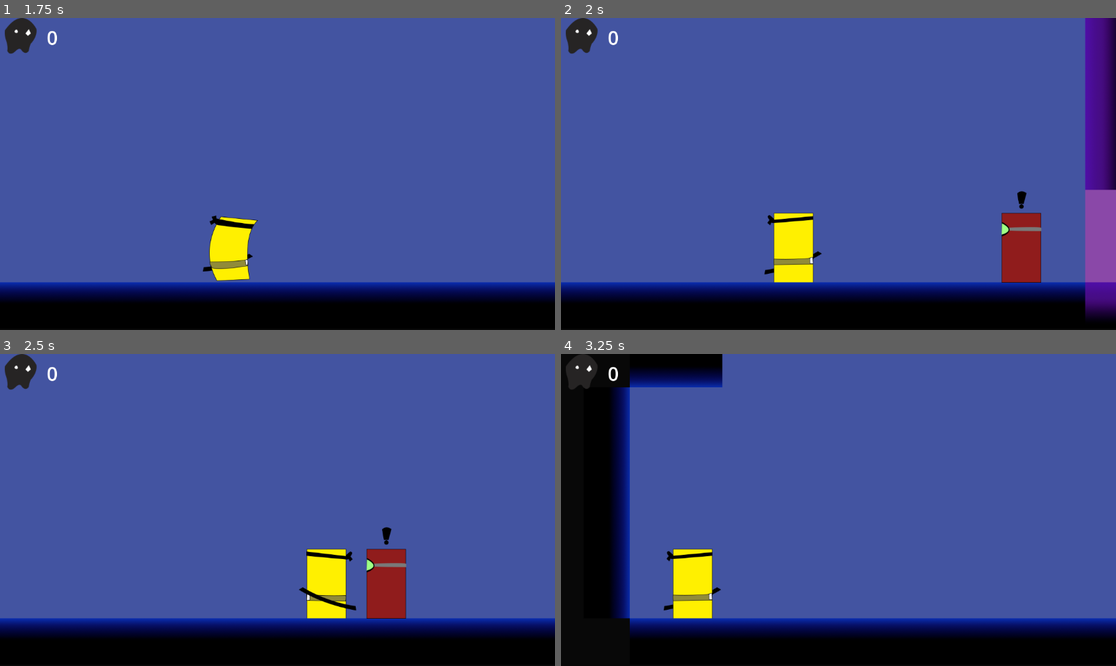
Above: before the commit, frames 1-4 (two rows, left to right).
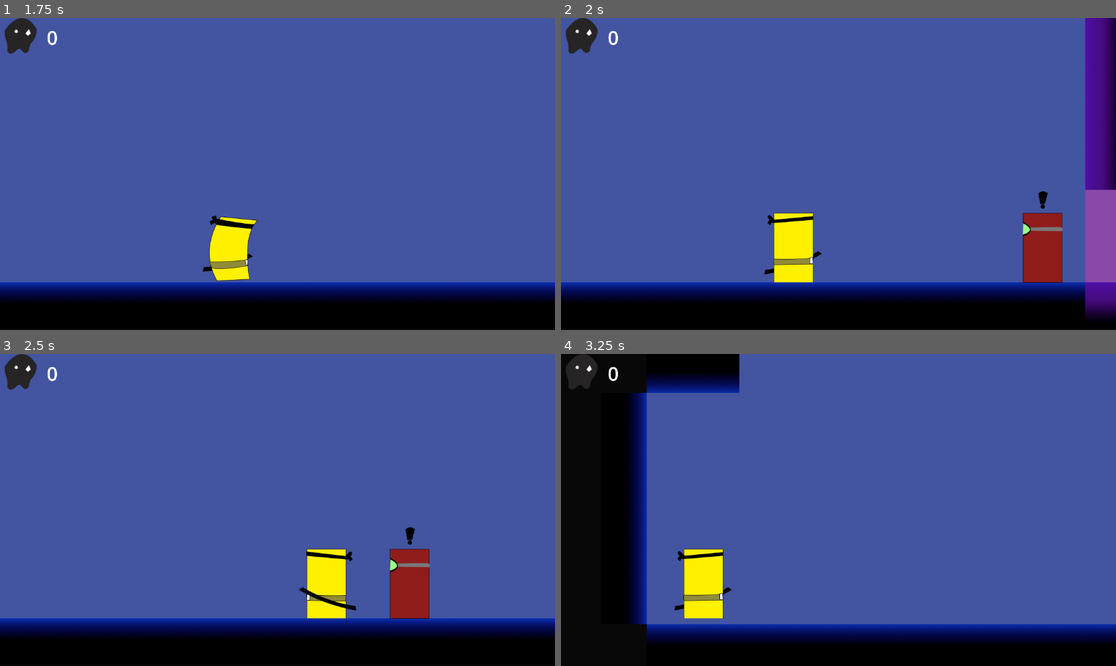
Above: after the commit, the same moments.

Repository: Schilez/KatanaZoro
Game: Godot game, scene res://Scenes/main_scene.tscn
The game is run twice, just before and just after one commit, with the same random seed, the same clock (stepped at 60 frames per second) and the same inputs.
Inputs (mouse positions are in pixels of both pictures, inside the frame that each line leads up to):
- Up to frame 1 (1.75 s): move the mouse to (399, 158) at 0.52 s; hold Right (move_right) from 0.53 s (still down); click (399, 158) at 0.6 s; tap Space (jump) at 0.77, 1.52 s; move the mouse to (166, 189) at 1.27 s; tap Shift (Dodge) at 1.35 s
- Up to frame 2 (2 s): keep holding Right (move_right)
- Up to frame 3 (2.5 s): move the mouse to (333, 441) at 2.02 s; release Right (move_right) at 2.03 s; hold Left (move_left) from 2.03 s (still down); tap E (Interaction) at 2.1 s
- Up to frame 4 (3.25 s): move the mouse to (810, 572) at 2.77 s; release Left (move_left) at 2.78 s; hold Right (move_right) from 2.78 s (still down); right-click (810, 572) at 2.85 s; tap Space (jump) at 3.02 s

Frame 1 is identical in both runs. In frame 2, 2.0% of the frame differs, in the area x 79-91%, y 55-85%; in frame 3, 2.1%; in frame 4, 14%, in the area x 9-100%, y 0-93%.

Commit message:
Some bug fixes and game feel improvments.

Diff:
--- a/Scenes/door_real.tscn
+++ b/Scenes/door_real.tscn
@@ -53,7 +53,7 @@
 
 [node name="DoorHurtBox" type="Area2D" parent="."]
 collision_layer = 64
-collision_mask = 8
+collision_mask = 0
 script = ExtResource("3_xdh0h")
 
 [node name="CollisionShape2D" type="CollisionShape2D" parent="DoorHurtBox"]
@@ -62,5 +62,4 @@
 
 [connection signal="body_entered" from="Area2D" to="." method="_on_area_2d_body_entered"]
 [connection signal="body_exited" from="Area2D" to="." method="_on_area_2d_body_exited"]
-[connection signal="area_entered" from="DoorHurtBox" to="DoorHurtBox" method="_on_area_entered"]
 [connection signal="was_hit" from="DoorHurtBox" to="." method="_on_door_hurt_box_was_hit"]
--- a/Scenes/enemy.tscn
+++ b/Scenes/enemy.tscn
@@ -86,7 +86,7 @@
 
 [node name="AnimatedSprite2D" type="AnimatedSprite2D" parent="."]
 sprite_frames = SubResource("SpriteFrames_oo2f0")
-animation = &"GunMan"
+animation = &"GunManChase"
 flip_h = true
 
 [node name="CollisionShape2D" type="CollisionShape2D" parent="."]
@@ -118,17 +118,18 @@
 collide_with_areas = true
 
 [node name="SightRay" type="RayCast2D" parent="."]
+enabled = false
 target_position = Vector2(-117, 0)
 collision_mask = 5
 
 [node name="shoot_timer" type="Timer" parent="."]
-wait_time = 2.0
+wait_time = 1.5
 
 [node name="bullet_point_left" type="Node2D" parent="."]
-position = Vector2(-115, 29)
+position = Vector2(-62, 29)
 
 [node name="bullet_point_right" type="Node2D" parent="."]
-position = Vector2(115, 29)
+position = Vector2(60, 30)
 
 [node name="stun_timer" type="Timer" parent="."]
 wait_time = 2.0
@@ -147,4 +148,4 @@
 [connection signal="body_exited" from="PivotPoint/DetectionArea2d" to="." method="_on_detection_area_2d_body_exited"]
 [connection signal="timeout" from="shoot_timer" to="." method="_on_shoot_timer_timeout"]
 [connection signal="timeout" from="stun_timer" to="." method="_on_stun_timer_timeout"]
-[connection signal="area_entered" from="EnemyHurtBox" to="EnemyHurtBox" method="_on_area_entered"]
+[connection signal="was_hit" from="EnemyHurtBox" to="." method="_on_enemy_hurt_box_was_hit"]
--- a/Scenes/main_scene.tscn
+++ b/Scenes/main_scene.tscn
@@ -96,7 +96,7 @@
 [node name="Enemy3" parent="." instance=ExtResource("3_ool6r")]
 z_index = 1
 position = Vector2(2748, 384)
-is_gunman = true
+type = 1
 is_right = false
 
 [node name="CanvasLayer" type="CanvasLayer" parent="."]
--- a/Scenes/player.tscn
+++ b/Scenes/player.tscn
@@ -133,7 +133,7 @@
 position = Vector2(80, 17)
 
 [node name="attack_timer" type="Timer" parent="."]
-wait_time = 0.2
+wait_time = 0.1
 one_shot = true
 
 [connection signal="animation_finished" from="PlayerAnimatedSprite2D" to="." method="_on_player_animated_sprite_2d_animation_finished"]
--- a/Scenes/projectiles.tscn
+++ b/Scenes/projectiles.tscn
@@ -37,6 +37,7 @@
 sprite_frames = SubResource("SpriteFrames_kg664")
 
 [node name="RayCast2D" type="RayCast2D" parent="."]
+enabled = false
 target_position = Vector2(57, 0)
 collision_mask = 4
 collide_with_areas = true
--- a/Scenes/real_theme_sound.tscn
+++ b/Scenes/real_theme_sound.tscn
@@ -4,3 +4,4 @@
 
 [node name="RealThemeSound" type="AudioStreamPlayer"]
 stream = ExtResource("1_1rdsh")
+autoplay = true
--- a/Scenes/second_scene.tscn
+++ b/Scenes/second_scene.tscn
@@ -101,19 +101,18 @@
 [node name="Enemy2" parent="." instance=ExtResource("2_ebyon")]
 z_index = 1
 position = Vector2(1379, 256)
-is_gunman = true
 
 [node name="Enemy3" parent="." instance=ExtResource("2_ebyon")]
 z_index = 1
 position = Vector2(3158, 256)
-is_gunman = true
 current_state = 0
+type = 1
 is_right = false
 
 [node name="Enemy4" parent="." instance=ExtResource("2_ebyon")]
 z_index = 1
 position = Vector2(4022, 256)
-is_gunman = true
+type = 1
 is_right = false
 
 [node name="TileMap" type="TileMap" parent="."]
--- a/Scenes/third_scene.tscn
+++ b/Scenes/third_scene.tscn
@@ -178,7 +178,7 @@
 [node name="Enemy4" parent="Node" instance=ExtResource("4_o3t46")]
 z_index = 1
 position = Vector2(982, -640)
-is_gunman = true
+type = 1
 
 [node name="Enemy8" parent="Node" instance=ExtResource("4_o3t46")]
 z_index = 1
@@ -189,7 +189,7 @@
 [node name="Enemy9" parent="Node" instance=ExtResource("4_o3t46")]
 z_index = 1
 position = Vector2(-463, -640)
-is_gunman = true
+type = 1
 
 [node name="Enemy5" parent="Node" instance=ExtResource("4_o3t46")]
 z_index = 1
@@ -205,11 +205,11 @@
 [node name="Enemy7" parent="Node" instance=ExtResource("4_o3t46")]
 z_index = 1
 position = Vector2(4815, -640)
-is_gunman = true
+type = 1
 is_right = false
 
 [node name="Enemy3" parent="Node" instance=ExtResource("4_o3t46")]
 z_index = 1
 position = Vector2(1172, 128)
-is_gunman = true
-current_state = 0
+current_state = 0
+type = 1
--- a/Scenes/weapon.tscn
+++ b/Scenes/weapon.tscn
@@ -48,7 +48,7 @@
 [node name="Area2D" type="Area2D" parent="."]
 position = Vector2(93, 0)
 collision_layer = 8
-collision_mask = 0
+collision_mask = 96
 monitoring = false
 monitorable = false
 
@@ -61,4 +61,4 @@
 stream = ExtResource("3_500k2")
 
 [connection signal="animation_finished" from="WeaponAnimatedSprite2D" to="." method="_on_weapon_animated_sprite_2d_animation_finished"]
-[connection signal="body_entered" from="Area2D" to="." method="_on_area_2d_body_entered"]
+[connection signal="area_entered" from="Area2D" to="." method="_on_area_2d_area_entered"]
--- a/Scripts/enemy.gd
+++ b/Scripts/enemy.gd
@@ -11,6 +11,8 @@
 @onready var bullet_point_left: Node2D = $bullet_point_left
 @onready var bullet_point_right: Node2D = $bullet_point_right
 @onready var stun_timer: Timer = $stun_timer
+@onready var enemy_hurt_box: Area2D = $EnemyHurtBox
+
 
 #Instantiate scene
 const projectile_scene = preload("res://Scenes/projectiles.tscn")
@@ -19,11 +21,16 @@
 const Patrol_SPEED = 300.0
 var Chase_SPEED=600
 
-@export var is_gunman:= false
-
 #State Machine
 enum State {Patrol, Chase, Stand, Stunned, Shooting}
 @export var current_state:= State.Stand
+
+#Enemy Types
+enum Types {Normal,GunMan}
+@export var type:= Types.Normal
+
+var base_attack_state: State
+var base_animation: String
 
 var direction := -1
 
@@ -33,13 +40,18 @@
 var is_in_range := false
 var gun_point
 var can_shoot:= true
-var agressive := false
 
 func _ready() -> void:
-	if is_gunman:
-		animated_sprite_2d.play("GunMan")
-	else:
-		animated_sprite_2d.play("Normal")
+
+	match type:
+		Types.Normal:
+			base_attack_state=State.Chase
+			base_animation="Normal"
+		Types.GunMan:
+			base_attack_state=State.Shooting
+			base_animation="GunMan"
+
+	animated_sprite_2d.play(base_animation)
 
 	if is_right:
 		direction = 1
@@ -57,7 +69,7 @@
 	if is_in_range:
 		can_see_player= check_line_of_sight()
 
-
+	think()
 
 	match current_state:
 		State.Patrol:
@@ -65,14 +77,11 @@
 		State.Chase:
 			handle_chase(delta)
 		State.Stand:
-			handle_stand()
+			pass
 		State.Shooting:
 			handle_shooting()
 		State.Stunned:
-			handle_stun()
-			return
-
-	handle_states()
+			pass
 
 	move_and_slide()
 
@@ -84,103 +93,91 @@
 		direction = -1
 
 func handle_chase(delta: float):
-	if player:
-		if player.global_position.x< global_position.x:
-			direction=-1
-		elif player.global_position.x > global_position.x:
-			direction= 1
-	velocity.x = move_toward(velocity.x,Chase_SPEED*direction,1200*delta)
+	update_direction_to_player()
+	velocity.x = move_toward(velocity.x,Chase_SPEED*direction,800*delta)
+
+
 
 func handle_flip():
 	animated_sprite_2d.flip_h= (direction== -1)
 	pivot_point.rotation_degrees=180 if direction==-1 else 0
 
-func handle_stand():
-	pass
-
 func handle_shooting():
-	if player:
-		if player.global_position.x< global_position.x:
-			direction=-1
-		elif player.global_position.x > global_position.x:
-			direction= 1
-
+	update_direction_to_player()
 	if can_shoot:
 		shoot()
 		can_shoot=false
 		shoot_timer.start()
 
-func handle_stun():
-	pass
-
 func change_state(state: State):
 	match current_state:
 		State.Patrol:
 			pass
 		State.Chase:
-			agressive=false
+			pass
 		State.Stand:
 			pass
 		State.Stunned:
-			if is_gunman:
-				animated_sprite_2d.play("GunMan")
-			else:
-				animated_sprite_2d.play("Normal")
+			animated_sprite_2d.play(base_animation)
 		State.Shooting:
-			agressive=false
+			pass
 
 	current_state=state
 
 	match current_state:
 		State.Patrol:
-			if is_gunman:
-				animated_sprite_2d.play("GunMan")
-			else:
-				animated_sprite_2d.play("Normal")
+			animated_sprite_2d.play(base_animation)
 		State.Chase:
-			agressive =true
 			animated_sprite_2d.play("NormalChase")
 		State.Stand:
 			velocity= Vector2.ZERO
+			animated_sprite_2d.play(base_animation)
 		State.Stunned:
 			velocity=Vector2.ZERO
 			animated_sprite_2d.play("Stunned")
 			stun_timer.start()
 		State.Shooting:
-			agressive=true
 			velocity= Vector2.ZERO
 			animated_sprite_2d.play("GunManChase")
 
-func handle_states():
-
-	if  can_see_player and not agressive:
-		if is_gunman:
-			change_state(State.Shooting)
+func think():
+	if not current_state==State.Stunned:
+
+		if can_see_player:
+			if not current_state==base_attack_state:
+				change_state(base_attack_state)
+
 		else:
-			change_state(State.Chase)
-
-	elif not can_see_player and agressive:
-		change_state(State.Patrol)
+			if current_state==base_attack_state:
+				change_state(State.Patrol)
+
+func update_direction_to_player():
+	if player:
+		direction= sign(player.global_position.x-global_position.x)
+
 
 
 func _on_detection_area_2d_body_entered(body: Node2D) -> void:
 	if body==player:
 		is_in_range=true
-
+		sight_ray.enabled=true
 
 func _on_detection_area_2d_body_exited(body: Node2D) -> void:
-	if  body==player:
+	if body==player:
 		is_in_range=false
 		can_see_player=false
+		sight_ray.enabled=false
+		sight_ray.target_position=Vector2.ZERO
 
 func check_line_of_sight()-> bool:
-	if player:
-		sight_ray.target_position= to_local(player.global_position)
-
-		if sight_ray.is_colliding():
-			var collider:= sight_ray.get_collider()
-			if collider==player:
-				return true
+	if not player or not sight_ray.enabled:
+		return false
+	sight_ray.target_position= to_local(player.global_position)
+
+	if sight_ray.is_colliding():
+		var collider:= sight_ray.get_collider()
+		if collider==player:
+			return true
 	return false
 
 func shoot():
@@ -208,5 +205,5 @@
 	change_state(State.Stand)
 
 
-func _on_hurt_box_area_entered(_area: Area2D) -> void:
+func _on_enemy_hurt_box_was_hit() -> void:
 	kill()
--- a/Scripts/enemy_hurt_box.gd
+++ b/Scripts/enemy_hurt_box.gd
@@ -2,12 +2,12 @@
 
 @onready var parent: Node2D=$".."
 
+var is_dead:= false
+
+signal was_hit
+
 func hit():
-	kill()
-
-func kill():
-	GameManager.add_kill()
-	parent.queue_free()
-
-func _on_area_entered(_area: Area2D) -> void:
-	kill()
+	if is_dead: return
+	is_dead=true
+	was_hit.emit()
+	queue_free()
--- a/Scripts/player.gd
+++ b/Scripts/player.gd
@@ -32,6 +32,8 @@
 #Attack movment variables
 const ATTACK_VELOCITY := 1000
 const ATTACK_FRICTION := 2000
+#Kill slow
+const kill_slow:=0.85
 
 #Gravity variables
 var base_gravity:=1.5
@@ -190,6 +192,9 @@
 			else:
 				player_animated_sprite_2d.play("DefaultSol")
 
+func stop():
+	velocity=velocity*kill_slow
+
 
 func _on_player_animated_sprite_2d_animation_finished() -> void:
 	if "Takla" in player_animated_sprite_2d.animation:
--- a/Scripts/projectiles.gd
+++ b/Scripts/projectiles.gd
@@ -7,13 +7,21 @@
 var SPEED := 3000
 var direction := Vector2.ZERO
 var group := ""
+const move_tampon:=1.2
 
 func _physics_process(delta: float) -> void:
 	var move_vector:= direction*SPEED*delta
-	position += move_vector
-	ray_cast_2d.target_position=to_local(global_position+move_vector)
+	ray_cast_2d.target_position=to_local(global_position+move_vector*move_tampon)
+	ray_cast_2d.force_raycast_update()
 
-	trigger()
+	if ray_cast_2d.is_colliding():
+		var body= ray_cast_2d.get_collider()
+		if body.has_method("hit"):
+			body.hit()
+		kill()
+	else:
+		position += move_vector
+
 
 
 func launch (target_dir: Vector2,source_group: String ):
@@ -28,13 +36,6 @@
 		ray_cast_2d.set_collision_mask_value(6,true)
 		ray_cast_2d.set_collision_mask_value(7,true)
 
-func trigger():
-	ray_cast_2d.force_raycast_update()
-	if ray_cast_2d.is_colliding():
-		var body= ray_cast_2d.get_collider()
-		if body.has_method("hit"):
-			body.hit()
-		kill()
 
 func kill():
 	visible=false
--- a/Scripts/weapon.gd
+++ b/Scripts/weapon.gd
@@ -20,3 +20,10 @@
 		weapon_area_2d.monitoring=false
 		weapon_area_2d.monitorable=false
 		attack_finished.emit()
+
+
+
+
+func _on_area_2d_area_entered(area: Area2D) -> void:
+	area.hit()
+	player.stop()
--- a/project.godot
+++ b/project.godot
@@ -13,7 +13,7 @@
 config/name="KatanaZoro"
 run/main_scene="res://Scenes/main_scene.tscn"
 config/features=PackedStringArray("4.3", "Forward Plus")
-run/max_fps=60
+run/max_fps=120
 config/icon="res://Assets/Sprites/Başlıksız-1.png"
 
 [autoload]
